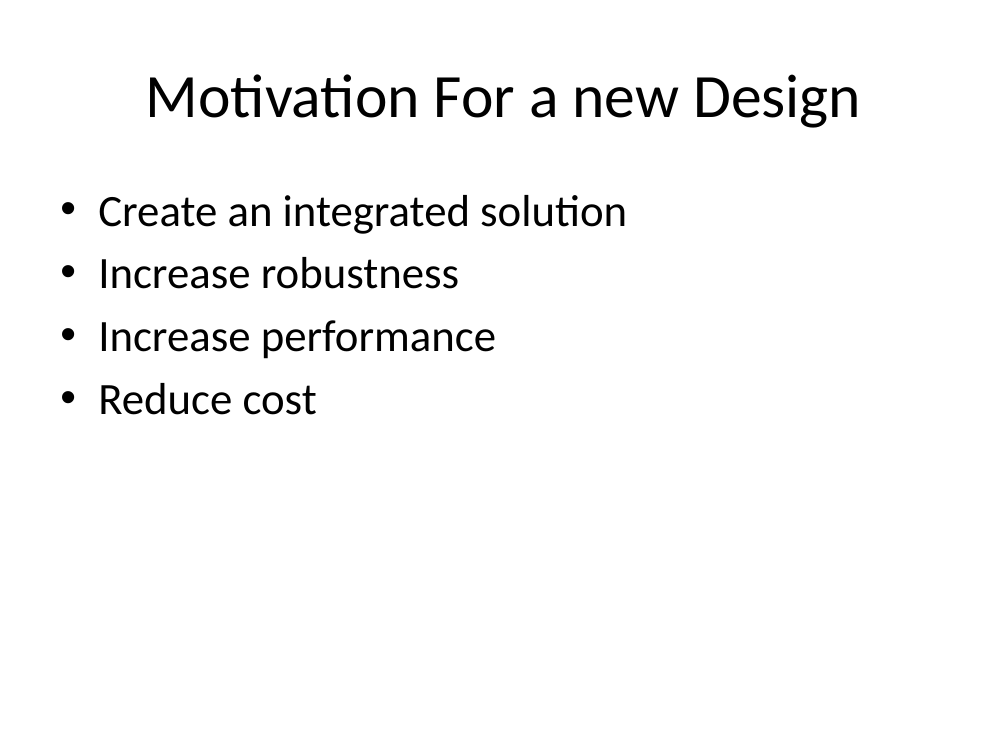
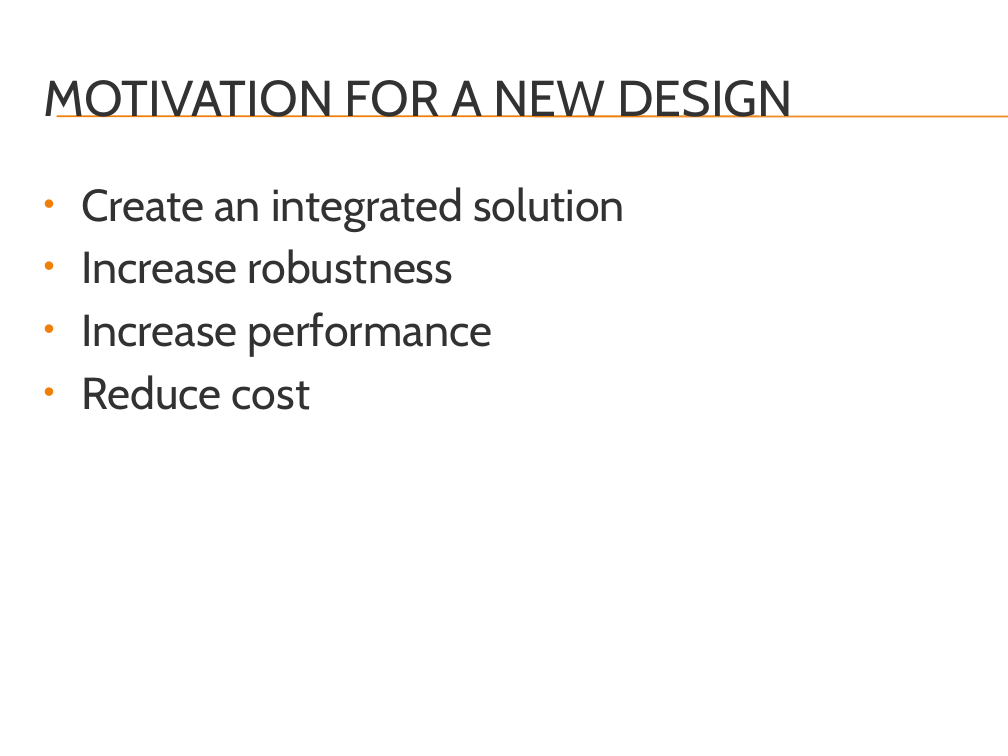
Before and after one commit to rasmusto/falcon, a slide deck: slide 4 of documentation/week8_presentation/Falcon - Quadrotor Flight Control System.pptx. Drawn at 1008x756 pixels with LibreOffice and Linux fonts; fonts in the diff are those of the drawing; background and template pictures are left out. Boxes give left, top, right and bottom in pixels: in the first picture for what was removed or moved away, otherwise in the second. Text is boxed around its words. In the diff, an @@ line names an element or a change of style, - is before the commit and + after.

Commit message:
Gave the power point a theme and some small changes

```diff
--- a/documentation/week8_presentation/Falcon - Quadrotor Flight Control System.pptx
+++ b/documentation/week8_presentation/Falcon - Quadrotor Flight Control System.pptx
@@ title at bbox=[44, 80, 793, 118]: text changed; size 44 to 36 pt; font Calibri to Cabin; text colour #000000 to #323232 @@
-Motivation For a new Design
+MOTIVATION FOR A NEW DESIGN
@@ line added from (56, 116) to (1008, 116), #F07F09 0.75 pt @@
@@ line added from (56, 117) to (1008, 117), #F07F09 0.75 pt @@
@@ text "Create an integrated solution": place and size @@
-text "Create an integrated solution" at bbox=[98, 195, 627, 415]
+text "Create an integrated solution" at bbox=[81, 187, 625, 410]
@@ text "Create an integrated solution" at bbox=[81, 187, 625, 410]: font Calibri to Cabin, text colour #000000 to #323232 @@
```
Also in this commit, not shown: 10 other slides changed.
